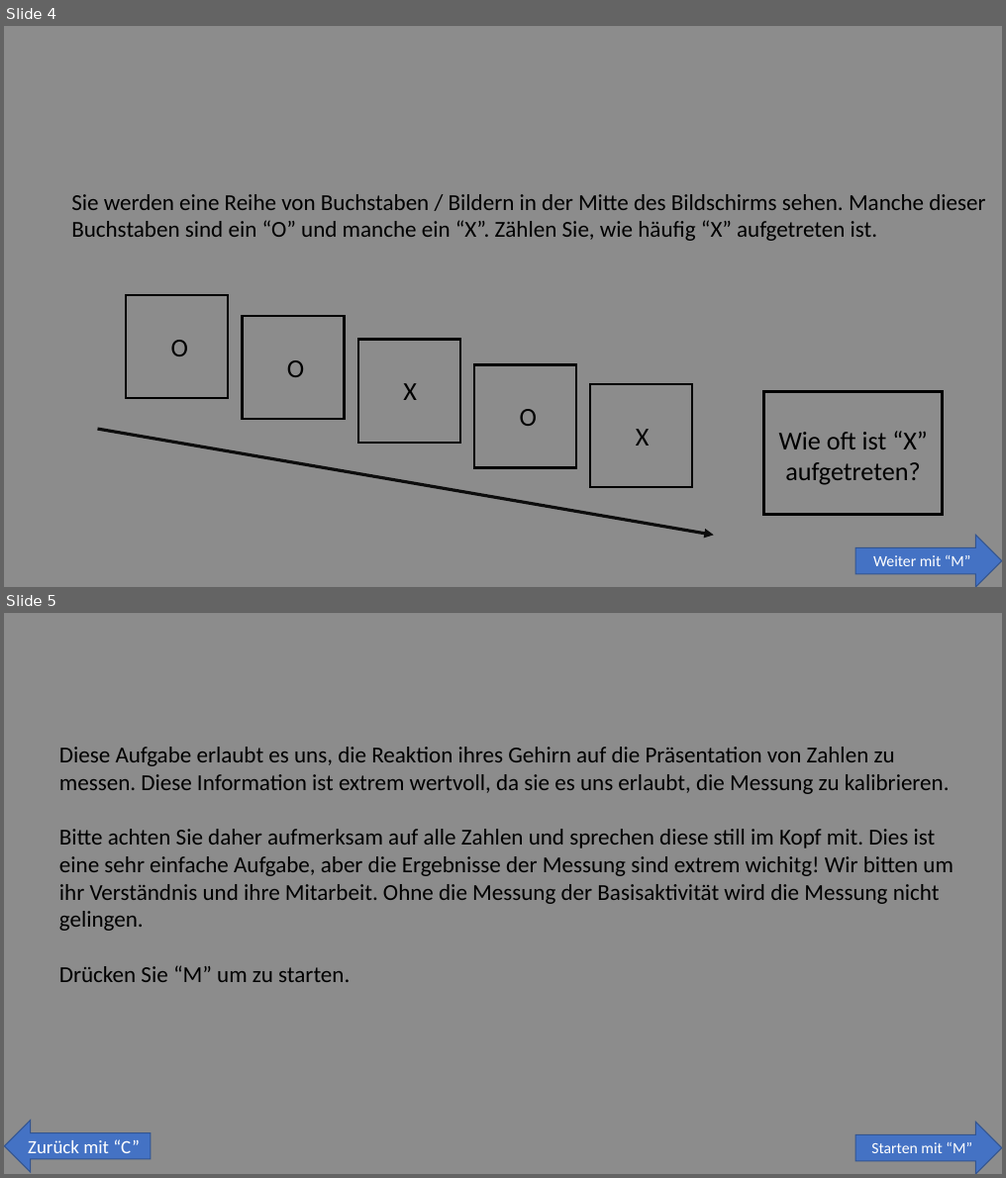
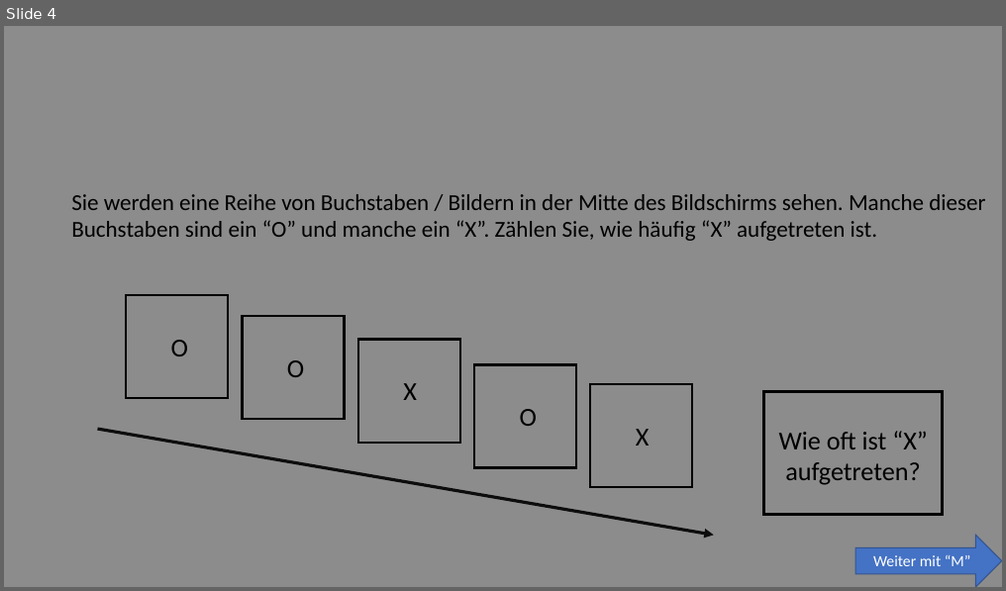
Before and after one commit to SLesche/oddball-task, a slide deck: instructions/instruction_slides.pptx. Shown one above the other, each under a label of ours: slides 4 and 5 before the commit, slide 4 after it. The pictures are 1006x1178 and 1006x591 pixels, drawn with LibreOffice and Linux fonts; fonts in the diff are those of the drawing. Boxes give left, top, right and bottom in pixels: in the first picture for what was removed or moved away, otherwise in the second. Text is boxed around its words. In the diff, an @@ line names an element or a change of style, - is before the commit and + after.

```diff
--- a/instructions/instruction_slides.pptx
+++ b/instructions/instruction_slides.pptx
@@ slide 5 removed at <box>4,613,1002,1174</box>, background #8C8C8C @@
@@ text removed at <box>59,747,953,982</box> @@
-Diese Aufgabe erlaubt es uns, die Reaktion ihres Gehirn auf die Präsentation von Zahlen zu messen. Diese Information ist extrem wertvoll, da sie es uns erlaubt, die Messung zu kalibrieren.
-Bitte achten Sie daher aufmerksam auf alle Zahlen und sprechen diese still im Kopf mit. Dies ist eine sehr einfache Aufgabe, aber die Ergebnisse der Messung sind extrem wichitg! Wir bitten um ihr Verständnis und ihre Mitarbeit. Ohne die Messung der Basisaktivität wird die Messung nicht gelingen.
-Drücken Sie “M” um zu starten.
@@ left arrow removed at <box>4,1121,150,1173</box> @@
-Zurück mit “C”
@@ right arrow removed at <box>856,1122,1002,1174</box> @@
-Starten mit “M”
```
Also in this commit, not shown: 17 other slides removed.
